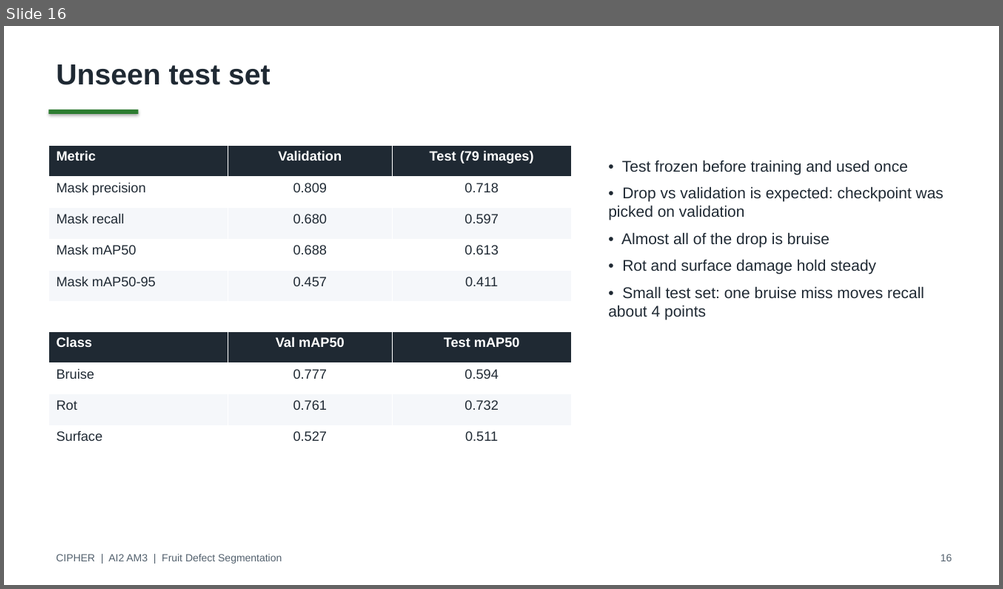
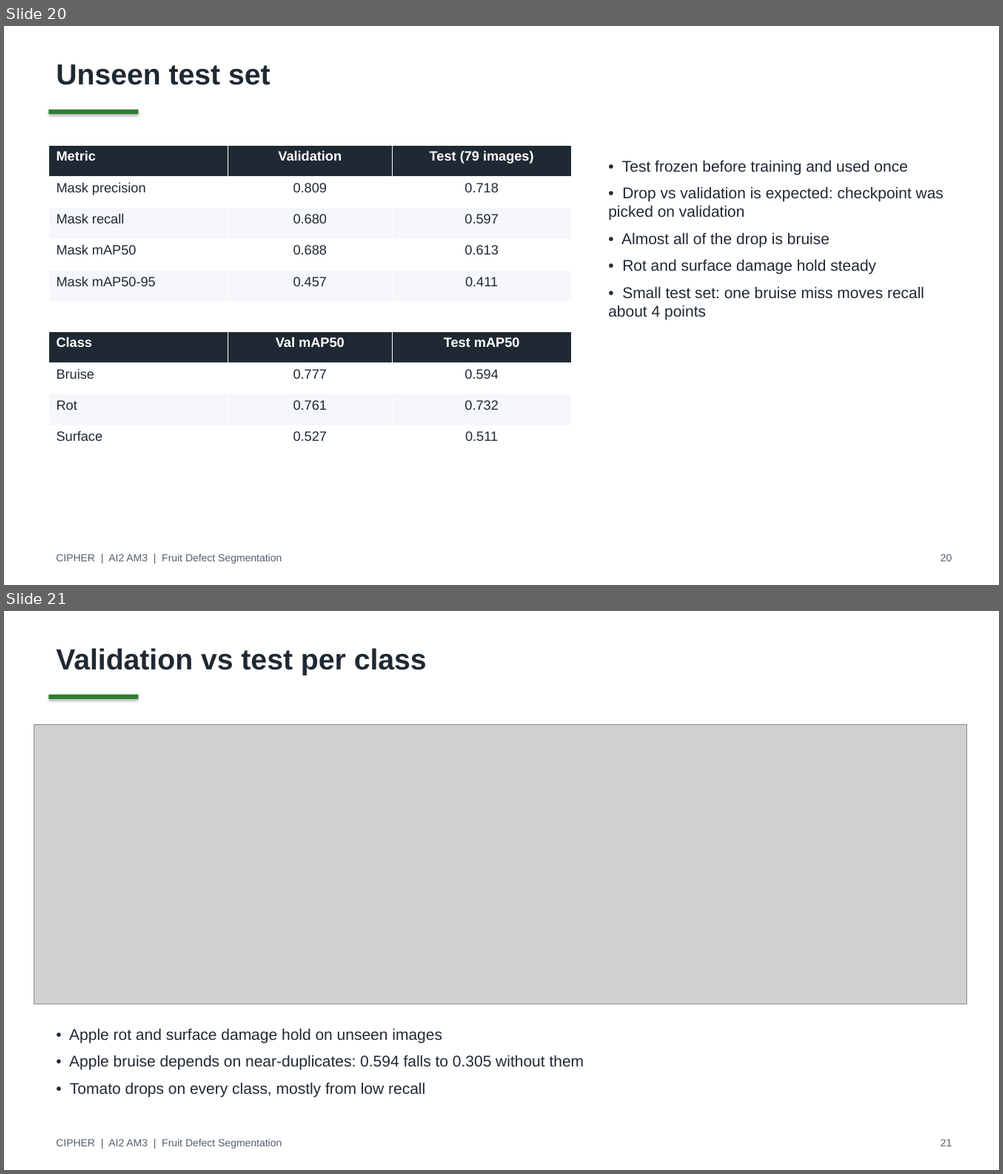
Before and after one commit to deangg/instancesegmentation, a slide deck: slides/CIPHER_AI2_Final_Defense.pptx. Shown one above the other, each under a label of ours: slide 16 before the commit, slides 20 and 21 after it. The pictures are 1003x589 and 1003x1174 pixels, drawn with LibreOffice and Linux fonts; fonts in the diff are those of the drawing; grey boxes stand for pictures. Boxes give left, top, right and bottom in pixels: in the first picture for what was removed or moved away, otherwise in the second. Text is boxed around its words. In the diff, an @@ line names an element or a change of style, - is before the commit and + after.

```diff
--- a/slides/CIPHER_AI2_Final_Defense.pptx
+++ b/slides/CIPHER_AI2_Final_Defense.pptx
@@ slide 21 added at bbox=[4, 611, 999, 1170], background #FFFFFF @@
@@ text added at bbox=[56, 648, 427, 675], 28 pt, text #1F2933, bold @@
+Validation vs test per class
@@ rectangle added at bbox=[48, 695, 138, 699], fill #2E7D32 @@
@@ picture added at bbox=[34, 724, 967, 1004] @@
@@ text added at bbox=[69, 1028, 584, 1097], 15 pt, text #1F2933 @@
+• Apple rot and surface damage hold on unseen images
+• Apple bruise depends on near-duplicates: 0.594 falls to 0.305 without them
+• Tomato drops on every class, mostly from low recall
@@ text added at bbox=[56, 1139, 282, 1149], 10 pt, text #52606D @@
+CIPHER | AI2 AM3 | Fruit Defect Segmentation
@@ text added at bbox=[940, 1139, 952, 1147], 10 pt, text #52606D @@
+21
@@ what was slide 16 is now slide 20 @@
@@ slide 20 changed as well @@
@@ text at bbox=[940, 554, 952, 562]: text changed @@
-16
+20
```
Also in this commit, not shown: 21 other slides changed, 6 other slides added, 18 other files.
